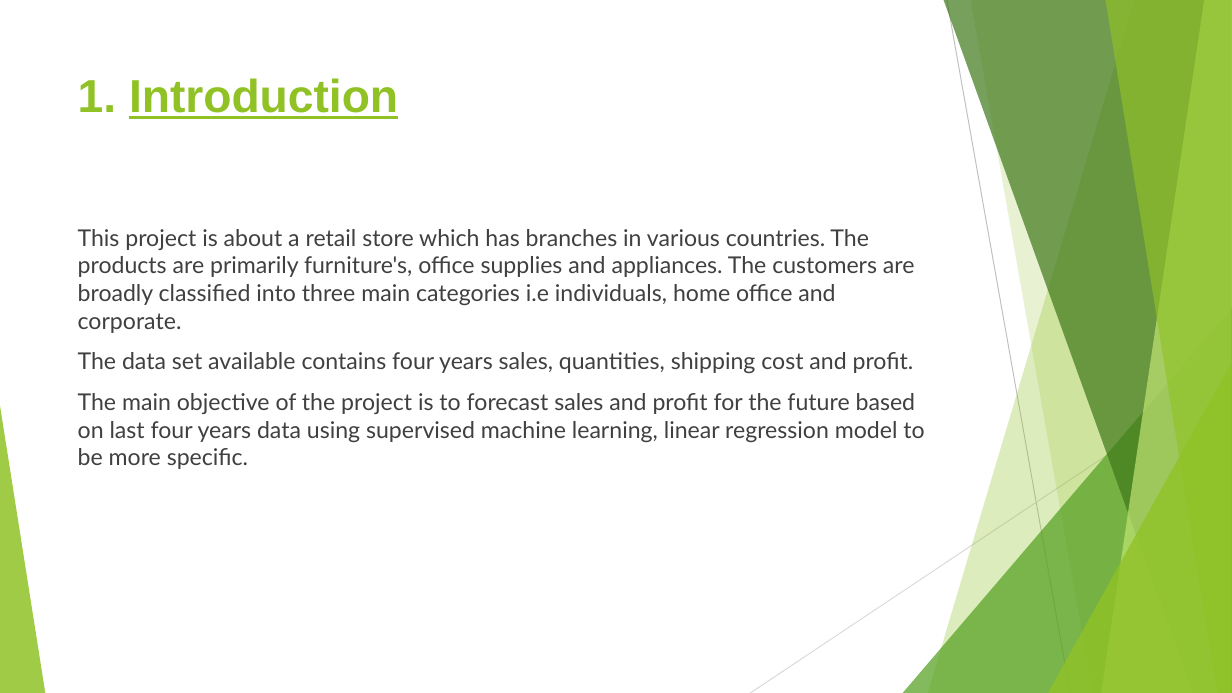
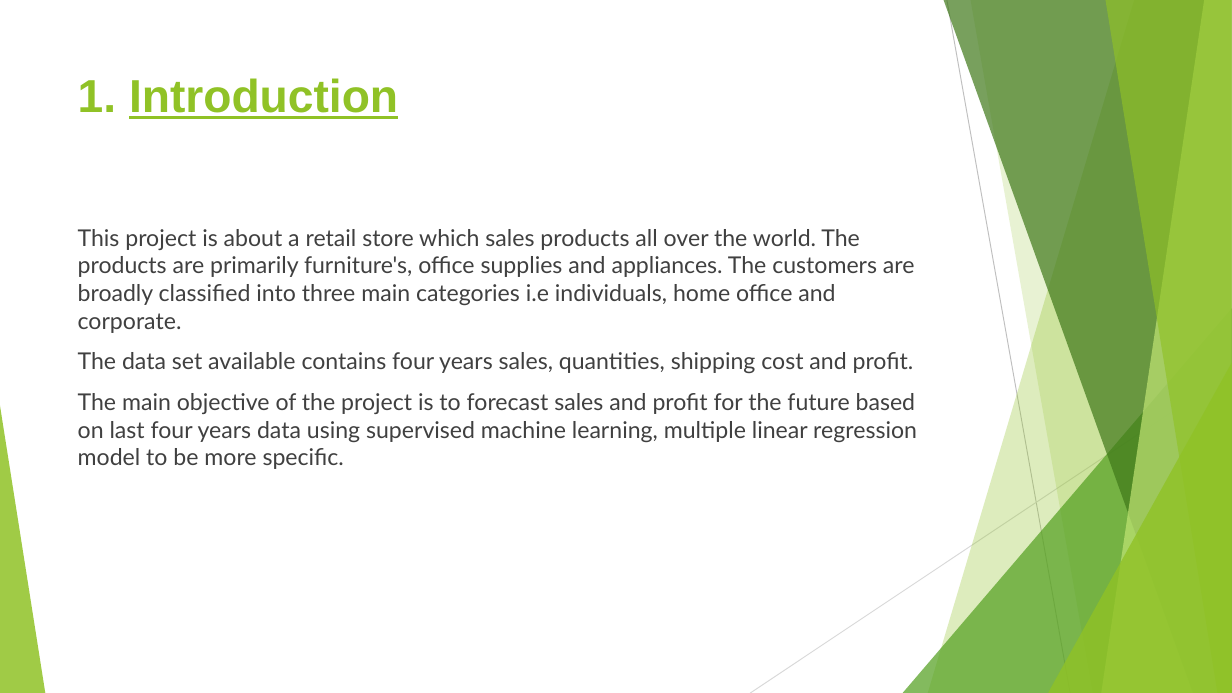
Before and after one commit to rubadhanaraj/Final_project, a slide deck: slide 3 of Project details.pptx. Drawn at 1232x693 pixels with LibreOffice and Linux fonts; fonts in the diff are those of the drawing. Boxes give left, top, right and bottom in pixels: in the first picture for what was removed or moved away, otherwise in the second. Text is boxed around its words. In the diff, an @@ line names an element or a change of style, - is before the commit and + after.

```diff
--- a/Project details.pptx
+++ b/Project details.pptx
@@ text at box(78, 229, 915, 333): text changed @@
-This project is about a retail store which has branches in various countries. The products are primarily furniture's, office supplies and appliances. The customers are broadly classified into three main categories i.e individuals, home office and corporate.
+This project is about a retail store which sales products all over the world. The products are primarily furniture's, office supplies and appliances. The customers are broadly classified into three main categories i.e individuals, home office and corporate.
@@ text at box(78, 393, 917, 469): text changed @@
-The main objective of the project is to forecast sales and profit for the future based on last four years data using supervised machine learning, linear regression model to be more specific.
+The main objective of the project is to forecast sales and profit for the future based on last four years data using supervised machine learning, multiple linear regression model to be more specific.
```
Also in this commit, not shown: 15 other slides changed, 2 slides added.
